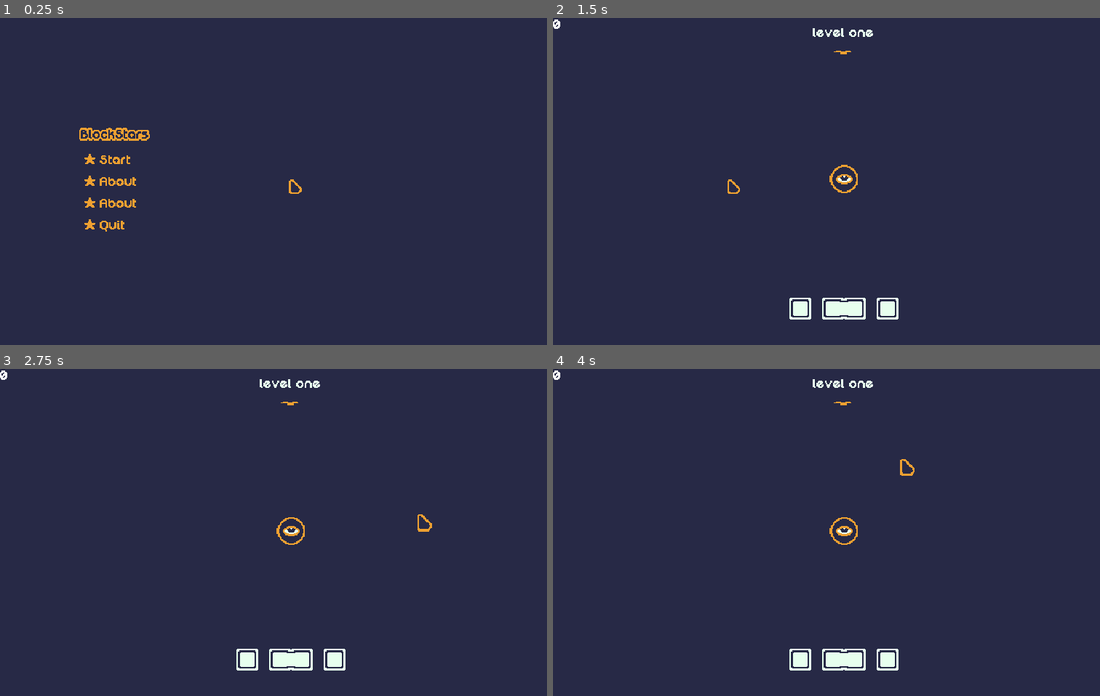
Above: before the commit, frames 1-4 (two rows, left to right).
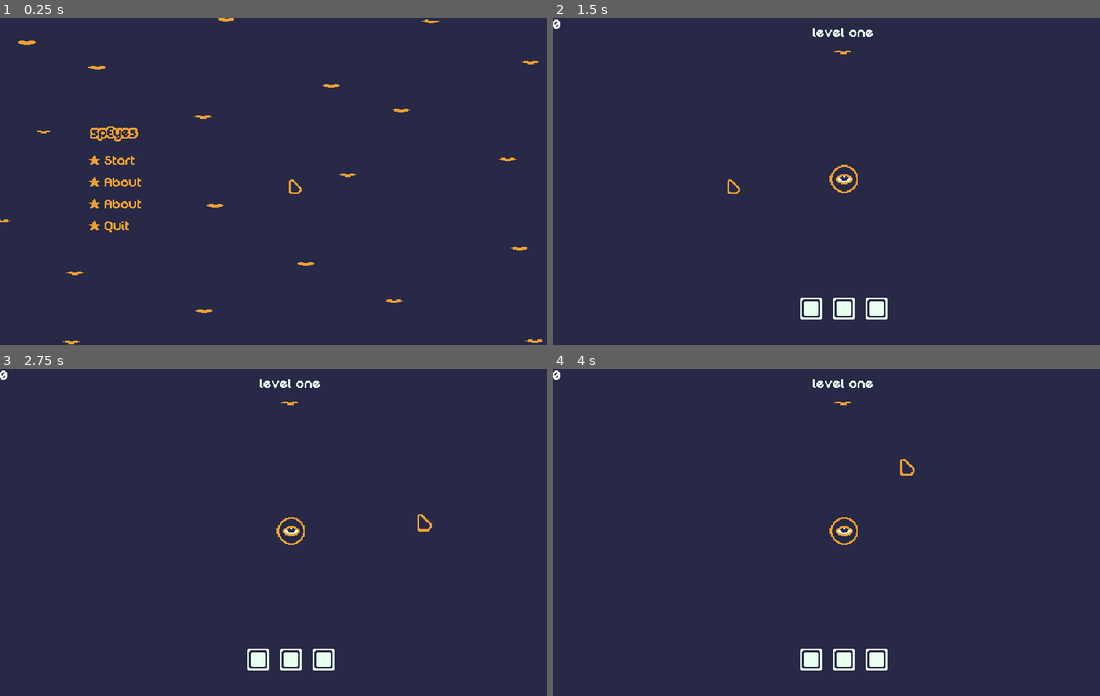
Above: after the commit, the same moments.

Repository: mrbartchak/brackeys-game-jam-2026.1
Game: Godot game, scene res://ui/screens/main_menu.tscn
Same seed, same stepped clock (60 frames per second), same inputs: the game is played once before the commit and once after it.
Inputs (mouse positions are in pixels of both pictures, inside the frame that each line leads up to; where the layout moved, square brackets give the same spot in the first picture):
- Up to frame 1 (0.25 s): no input
- Up to frame 2 (1.5 s): click (667, 161) [667, 158] at 0.5 s; click "1" at 1.25 s
- Up to frame 3 (2.75 s): move the mouse to (421, 516) at 2.02 s; press the mouse at (421, 516) at 2.03 s; tap Space (ui_select) at 2.27 s
- Up to frame 4 (4 s): release the mouse at (974, 516) at 2.75 s; drag from (728, 548) to (842, 532) at 2.77 s; tap Enter at 3.5 s; move the mouse to (903, 460) at 3.52 s; press the mouse at (903, 460) at 3.53 s

The runs differ from the first frame. In frame 1, 1.3% of the frame differs, in the area x 0-100%, y 0-100%; in frame 2, 0.7%; in frame 3, 0.7%; in frame 4, 0.7%.

Commit message:
adding eyes to backgorund and they blink now

Diff:
--- a/levels/level_data/level_01.tres
+++ b/levels/level_data/level_01.tres
@@ -6,14 +6,14 @@
 [sub_resource type="Resource" id="Resource_6443f"]
 script = ExtResource("1_7144f")
 block_id = "block_1x1"
-position = Vector2(-48, 0)
+position = Vector2(-36, 0)
 is_filled = true
 is_locked = true
 metadata/_custom_type_script = "uid://c4lb5cudd274j"
 
 [sub_resource type="Resource" id="Resource_7144f"]
 script = ExtResource("1_7144f")
-block_id = "block_1x2"
+block_id = "block_1x1"
 is_filled = true
 is_locked = true
 metadata/_custom_type_script = "uid://c4lb5cudd274j"
@@ -21,7 +21,7 @@
 [sub_resource type="Resource" id="Resource_2p6wp"]
 script = ExtResource("1_7144f")
 block_id = "block_1x1"
-position = Vector2(48, 0)
+position = Vector2(36, 0)
 is_filled = true
 is_locked = true
 metadata/_custom_type_script = "uid://c4lb5cudd274j"
--- a/levels/level_data/level_02.tres
+++ b/levels/level_data/level_02.tres
@@ -1,12 +1,36 @@
-[gd_resource type="Resource" script_class="LevelData" load_steps=3 format=3 uid="uid://dowy8xra36rva"]
+[gd_resource type="Resource" script_class="LevelData" load_steps=6 format=3 uid="uid://dowy8xra36rva"]
 
 [ext_resource type="Script" uid="uid://cjyn0y48epuwx" path="res://levels/level_data.gd" id="1_dgdll"]
 [ext_resource type="Script" uid="uid://c4lb5cudd274j" path="res://blocks/block_config.gd" id="1_se2eo"]
+
+[sub_resource type="Resource" id="Resource_se2eo"]
+script = ExtResource("1_se2eo")
+block_id = "block_1x1"
+position = Vector2(-36, 0)
+is_filled = true
+is_locked = true
+metadata/_custom_type_script = "uid://c4lb5cudd274j"
+
+[sub_resource type="Resource" id="Resource_0w07y"]
+script = ExtResource("1_se2eo")
+block_id = "block_1x1"
+is_filled = true
+is_locked = true
+metadata/_custom_type_script = "uid://c4lb5cudd274j"
+
+[sub_resource type="Resource" id="Resource_jhdwf"]
+script = ExtResource("1_se2eo")
+block_id = "block_1x1"
+position = Vector2(36, 0)
+is_filled = true
+is_locked = true
+metadata/_custom_type_script = "uid://c4lb5cudd274j"
 
 [resource]
 script = ExtResource("1_dgdll")
 id = "level_02"
 display_name = "level two"
 target_zone_positions = Array[Vector2]([Vector2(270, 165), Vector2(365, 200)])
+blocks = Array[ExtResource("1_se2eo")]([SubResource("Resource_se2eo"), SubResource("Resource_0w07y"), SubResource("Resource_jhdwf")])
 target_score = 2
 metadata/_custom_type_script = "uid://cjyn0y48epuwx"
--- a/levels/level_data/level_03.tres
+++ b/levels/level_data/level_03.tres
@@ -1,11 +1,27 @@
-[gd_resource type="Resource" script_class="LevelData" load_steps=4 format=3 uid="uid://ce74gafd4fohm"]
+[gd_resource type="Resource" script_class="LevelData" load_steps=6 format=3 uid="uid://ce74gafd4fohm"]
 
 [ext_resource type="Script" uid="uid://cjyn0y48epuwx" path="res://levels/level_data.gd" id="1_2biac"]
 [ext_resource type="Script" uid="uid://c4lb5cudd274j" path="res://blocks/block_config.gd" id="1_w8jk7"]
 
 [sub_resource type="Resource" id="Resource_j5kva"]
 script = ExtResource("1_w8jk7")
+block_id = "block_1x1"
+position = Vector2(-48, 0)
+is_filled = true
+is_locked = true
+metadata/_custom_type_script = "uid://c4lb5cudd274j"
+
+[sub_resource type="Resource" id="Resource_w8jk7"]
+script = ExtResource("1_w8jk7")
 block_id = "block_1x2"
+is_filled = true
+is_locked = true
+metadata/_custom_type_script = "uid://c4lb5cudd274j"
+
+[sub_resource type="Resource" id="Resource_885gk"]
+script = ExtResource("1_w8jk7")
+block_id = "block_1x1"
+position = Vector2(48, 0)
 is_filled = true
 is_locked = true
 metadata/_custom_type_script = "uid://c4lb5cudd274j"
@@ -14,7 +30,7 @@
 script = ExtResource("1_2biac")
 id = "level_03"
 display_name = "level three"
-target_zone_positions = Array[Vector2]([Vector2(296, 180), Vector2(344, 180)])
-blocks = Array[ExtResource("1_w8jk7")]([SubResource("Resource_j5kva")])
+target_zone_positions = Array[Vector2]([Vector2(286, 180), Vector2(354, 180)])
+blocks = Array[ExtResource("1_w8jk7")]([SubResource("Resource_j5kva"), SubResource("Resource_w8jk7"), SubResource("Resource_885gk")])
 target_score = 2
 metadata/_custom_type_script = "uid://cjyn0y48epuwx"
--- a/levels/level_data/level_05.tres
+++ b/levels/level_data/level_05.tres
@@ -6,22 +6,31 @@
 [sub_resource type="Resource" id="Resource_0j7bc"]
 script = ExtResource("1_c0ap4")
 block_id = "block_1x1"
-position = Vector2(-20, 0)
+position = Vector2(-48, 0)
 is_filled = true
 is_locked = true
 metadata/_custom_type_script = "uid://c4lb5cudd274j"
 
 [sub_resource type="Resource" id="Resource_0wr1i"]
 script = ExtResource("1_c0ap4")
+block_id = "block_1x2"
+is_filled = true
+is_locked = true
+metadata/_custom_type_script = "uid://c4lb5cudd274j"
+
+[sub_resource type="Resource" id="Resource_c0ap4"]
+script = ExtResource("1_c0ap4")
 block_id = "block_1x1"
-position = Vector2(20, 0)
+position = Vector2(48, 0)
+is_filled = true
+is_locked = true
 metadata/_custom_type_script = "uid://c4lb5cudd274j"
 
 [resource]
 script = ExtResource("1_4rihi")
 id = "level_05"
-display_name = "level five"
-target_zone_positions = Array[Vector2]([Vector2(320, 145), Vector2(320, 215)])
-blocks = Array[ExtResource("1_c0ap4")]([SubResource("Resource_0j7bc"), SubResource("Resource_0wr1i")])
-target_score = 2
+display_name = "level five WIP"
+target_zone_positions = Array[Vector2]([Vector2(180, 160), Vector2(180, 196), Vector2(350, 140), Vector2(490, 220)])
+blocks = Array[ExtResource("1_c0ap4")]([SubResource("Resource_0j7bc"), SubResource("Resource_0wr1i"), SubResource("Resource_c0ap4")])
+target_score = 4
 metadata/_custom_type_script = "uid://cjyn0y48epuwx"
--- a/levels/level_data/level_06.tres
+++ b/levels/level_data/level_06.tres
@@ -6,22 +6,31 @@
 [sub_resource type="Resource" id="Resource_0j7bc"]
 script = ExtResource("1_hvj2w")
 block_id = "block_1x2"
-position = Vector2(-30, 0)
+position = Vector2(-46, 0)
 is_filled = true
 is_locked = true
 metadata/_custom_type_script = "uid://c4lb5cudd274j"
 
 [sub_resource type="Resource" id="Resource_0wr1i"]
 script = ExtResource("1_hvj2w")
+block_id = "block_1x1"
+is_filled = true
+is_locked = true
+metadata/_custom_type_script = "uid://c4lb5cudd274j"
+
+[sub_resource type="Resource" id="Resource_hvj2w"]
+script = ExtResource("1_hvj2w")
 block_id = "block_1x2"
-position = Vector2(30, 0)
+position = Vector2(46, 0)
+is_filled = true
+is_locked = true
 metadata/_custom_type_script = "uid://c4lb5cudd274j"
 
 [resource]
 script = ExtResource("2_jgt5g")
 id = "level_06"
-display_name = "level six"
-target_zone_positions = Array[Vector2]([Vector2(320, 180), Vector2(370, 160), Vector2(280, 130)])
-blocks = Array[ExtResource("1_hvj2w")]([SubResource("Resource_0j7bc"), SubResource("Resource_0wr1i")])
-target_score = 3
+display_name = "level six WIP"
+target_zone_positions = Array[Vector2]([Vector2(160, 180), Vector2(196, 180), Vector2(320, 160), Vector2(460, 150), Vector2(460, 186)])
+blocks = Array[ExtResource("1_hvj2w")]([SubResource("Resource_0j7bc"), SubResource("Resource_0wr1i"), SubResource("Resource_hvj2w")])
+target_score = 5
 metadata/_custom_type_script = "uid://cjyn0y48epuwx"
--- a/levels/level_data/level_07.tres
+++ b/levels/level_data/level_07.tres
@@ -25,7 +25,7 @@
 [resource]
 script = ExtResource("2_hpo1s")
 id = "level_07"
-display_name = "level seven"
+display_name = "level seven WIP"
 target_zone_positions = Array[Vector2]([Vector2(240, 200), Vector2(400, 100)])
 blocks = Array[ExtResource("1_lng5a")]([SubResource("Resource_0j7bc"), SubResource("Resource_0wr1i"), SubResource("Resource_lng5a")])
 target_score = 2
--- a/levels/level_data/level_08.tres
+++ b/levels/level_data/level_08.tres
@@ -31,7 +31,7 @@
 [resource]
 script = ExtResource("2_eko48")
 id = "level_08"
-display_name = "level eight"
+display_name = "level eight WIP"
 target_zone_positions = Array[Vector2]([Vector2(240, 200), Vector2(300, 100), Vector2(120, 120)])
 blocks = Array[ExtResource("1_h70xq")]([SubResource("Resource_0j7bc"), SubResource("Resource_0wr1i"), SubResource("Resource_lng5a"), SubResource("Resource_h70xq")])
 target_score = 3
--- a/target_zones/target_zone.tscn
+++ b/target_zones/target_zone.tscn
@@ -188,6 +188,21 @@
 "name": &"default",
 "speed": 5.0
 }]
+
+[sub_resource type="Animation" id="Animation_gl80h"]
+length = 0.001
+tracks/0/type = "value"
+tracks/0/imported = false
+tracks/0/enabled = true
+tracks/0/path = NodePath("AnimatedSprite:position")
+tracks/0/interp = 1
+tracks/0/loop_wrap = true
+tracks/0/keys = {
+"times": PackedFloat32Array(0),
+"transitions": PackedFloat32Array(1),
+"update": 0,
+"values": [Vector2(0, 0)]
+}
 
 [sub_resource type="Animation" id="Animation_7xbq5"]
 resource_name = "float"
@@ -206,21 +221,6 @@
 "values": [Vector2(0, 0), Vector2(0, -3), Vector2(0, 0)]
 }
 
-[sub_resource type="Animation" id="Animation_gl80h"]
-length = 0.001
-tracks/0/type = "value"
-tracks/0/imported = false
-tracks/0/enabled = true
-tracks/0/path = NodePath("AnimatedSprite:position")
-tracks/0/interp = 1
-tracks/0/loop_wrap = true
-tracks/0/keys = {
-"times": PackedFloat32Array(0),
-"transitions": PackedFloat32Array(1),
-"update": 0,
-"values": [Vector2(0, 0)]
-}
-
 [sub_resource type="AnimationLibrary" id="AnimationLibrary_fh5mc"]
 _data = {
 &"RESET": SubResource("Animation_gl80h"),
--- a/ui/components/eye_icon.gd
+++ b/ui/components/eye_icon.gd
@@ -1,11 +1,19 @@
 class_name Eyeicon
 extends AnimatedSprite2D
 
+@export var start_awake: bool = false
 var _open: bool = false
+
+func _ready() -> void:
+	if start_awake:
+		#play("staring")
+		await get_tree().create_timer(0.5).timeout
+		open()
 
 func open() -> void:
 	_open = true
 	play("open")
+	_blink_loop()
 
 func close() -> void:
 	_open = false
@@ -13,3 +21,18 @@
 
 func is_open() -> bool:
 	return _open
+
+func _blink_loop() -> void:
+	var wait_time: float = randf_range(3.0, 8.0)
+	await get_tree().create_timer(wait_time).timeout
+	_blink()
+	await self.animation_finished
+	_idle()
+	_blink_loop()
+
+func _blink() -> void:
+	#AudioManager.play_blink()
+	self.play("blink")
+
+func _idle() -> void:
+	self.play("staring")
--- a/ui/components/eye_icon.tscn
+++ b/ui/components/eye_icon.tscn
@@ -1,7 +1,23 @@
-[gd_scene load_steps=8 format=3 uid="uid://3owvb8lvo86n"]
+[gd_scene load_steps=13 format=3 uid="uid://3owvb8lvo86n"]
 
 [ext_resource type="Texture2D" uid="uid://0ab4thiycre" path="res://ui/assets/eye.png" id="1_svqhi"]
 [ext_resource type="Script" uid="uid://b6oygqag2suat" path="res://ui/components/eye_icon.gd" id="2_583l0"]
+
+[sub_resource type="AtlasTexture" id="AtlasTexture_svqhi"]
+atlas = ExtResource("1_svqhi")
+region = Rect2(0, 0, 19, 11)
+
+[sub_resource type="AtlasTexture" id="AtlasTexture_583l0"]
+atlas = ExtResource("1_svqhi")
+region = Rect2(19, 0, 19, 11)
+
+[sub_resource type="AtlasTexture" id="AtlasTexture_2cv0e"]
+atlas = ExtResource("1_svqhi")
+region = Rect2(38, 0, 19, 11)
+
+[sub_resource type="AtlasTexture" id="AtlasTexture_bdfek"]
+atlas = ExtResource("1_svqhi")
+region = Rect2(57, 0, 19, 11)
 
 [sub_resource type="AtlasTexture" id="AtlasTexture_gjl0y"]
 atlas = ExtResource("1_svqhi")
@@ -19,8 +35,38 @@
 atlas = ExtResource("1_svqhi")
 region = Rect2(57, 0, 19, 11)
 
+[sub_resource type="AtlasTexture" id="AtlasTexture_epafb"]
+atlas = ExtResource("1_svqhi")
+region = Rect2(0, 0, 19, 11)
+
 [sub_resource type="SpriteFrames" id="SpriteFrames_d5x7l"]
 animations = [{
+"frames": [{
+"duration": 1.0,
+"texture": SubResource("AtlasTexture_svqhi")
+}, {
+"duration": 1.0,
+"texture": SubResource("AtlasTexture_583l0")
+}, {
+"duration": 1.0,
+"texture": SubResource("AtlasTexture_2cv0e")
+}, {
+"duration": 1.0,
+"texture": SubResource("AtlasTexture_bdfek")
+}, {
+"duration": 1.0,
+"texture": SubResource("AtlasTexture_2cv0e")
+}, {
+"duration": 1.0,
+"texture": SubResource("AtlasTexture_583l0")
+}, {
+"duration": 1.0,
+"texture": SubResource("AtlasTexture_svqhi")
+}],
+"loop": false,
+"name": &"blink",
+"speed": 12.0
+}, {
 "frames": [{
 "duration": 1.0,
 "texture": SubResource("AtlasTexture_gjl0y")
@@ -56,8 +102,18 @@
 "loop": false,
 "name": &"open",
 "speed": 6.0
+}, {
+"frames": [{
+"duration": 1.0,
+"texture": SubResource("AtlasTexture_epafb")
+}],
+"loop": true,
+"name": &"staring",
+"speed": 5.0
 }]
 
 [node name="EyeIcon" type="AnimatedSprite2D"]
 sprite_frames = SubResource("SpriteFrames_d5x7l")
+animation = &"staring"
+autoplay = "default"
 script = ExtResource("2_583l0")
--- a/ui/screens/about.tscn
+++ b/ui/screens/about.tscn
@@ -49,9 +49,10 @@
 horizontal_alignment = 1
 
 [node name="TextEdit" type="RichTextLabel" parent="CenterContent/Content"]
-custom_minimum_size = Vector2(200, 50)
+custom_minimum_size = Vector2(250, 50)
 layout_mode = 2
-text = "a game about placing blocks in strange places"
+text = "a strange game about
+placing blocks in strange places"
 horizontal_alignment = 1
 vertical_alignment = 1
 
--- a/ui/screens/controls.tscn
+++ b/ui/screens/controls.tscn
@@ -1,7 +1,8 @@
-[gd_scene load_steps=3 format=3 uid="uid://btklv0vi18fjx"]
+[gd_scene load_steps=4 format=3 uid="uid://btklv0vi18fjx"]
 
 [ext_resource type="PackedScene" uid="uid://fh6ephdx8b5i" path="res://ui/components/back_button.tscn" id="1_2try8"]
 [ext_resource type="Texture2D" uid="uid://bmrsfka7pn13d" path="res://ui/assets/background.png" id="1_jr4f2"]
+[ext_resource type="PackedScene" uid="uid://3owvb8lvo86n" path="res://ui/components/eye_icon.tscn" id="3_ps8we"]
 
 [node name="Controls" type="Control"]
 layout_mode = 3
@@ -53,3 +54,45 @@
 grow_horizontal = 2
 grow_vertical = 0
 back_scene_name = "main_menu"
+
+[node name="EyeContainer" type="Node2D" parent="."]
+
+[node name="EyeIcon" parent="EyeContainer" instance=ExtResource("3_ps8we")]
+position = Vector2(123, 93)
+animation = &"close"
+start_awake = true
+
+[node name="EyeIcon2" parent="EyeContainer" instance=ExtResource("3_ps8we")]
+position = Vector2(555, 47)
+animation = &"close"
+start_awake = true
+
+[node name="EyeIcon3" parent="EyeContainer" instance=ExtResource("3_ps8we")]
+position = Vector2(529, 293)
+animation = &"close"
+start_awake = true
+
+[node name="EyeIcon4" parent="EyeContainer" instance=ExtResource("3_ps8we")]
+position = Vector2(277, 42)
+animation = &"close"
+start_awake = true
+
+[node name="EyeIcon5" parent="EyeContainer" instance=ExtResource("3_ps8we")]
+position = Vector2(72, 298)
+animation = &"close"
+start_awake = true
+
+[node name="EyeIcon6" parent="EyeContainer" instance=ExtResource("3_ps8we")]
+position = Vector2(447, 199)
+animation = &"close"
+start_awake = true
+
+[node name="EyeIcon7" parent="EyeContainer" instance=ExtResource("3_ps8we")]
+position = Vector2(263, 215)
+animation = &"close"
+start_awake = true
+
+[node name="EyeIcon8" parent="EyeContainer" instance=ExtResource("3_ps8we")]
+position = Vector2(37, 32)
+animation = &"close"
+start_awake = true
--- a/ui/screens/main_menu.tscn
+++ b/ui/screens/main_menu.tscn
@@ -1,8 +1,9 @@
-[gd_scene load_steps=10 format=3 uid="uid://0paxfqicjyju"]
+[gd_scene load_steps=11 format=3 uid="uid://0paxfqicjyju"]
 
 [ext_resource type="Texture2D" uid="uid://vinpv2k76edh" path="res://ui/assets/logo.png" id="1_t7e0r"]
 [ext_resource type="Script" uid="uid://cgpsl8e1ategg" path="res://ui/screens/main_menu.gd" id="1_wk0pr"]
 [ext_resource type="Texture2D" uid="uid://bh7tpsxvh1bv8" path="res://ui/assets/menu_buttons.png" id="2_0dkrt"]
+[ext_resource type="PackedScene" uid="uid://3owvb8lvo86n" path="res://ui/components/eye_icon.tscn" id="4_0rstm"]
 
 [sub_resource type="AtlasTexture" id="AtlasTexture_wk0pr"]
 atlas = ExtResource("2_0dkrt")
@@ -63,7 +64,9 @@
 
 [node name="Logo" type="TextureRect" parent="LeftGroup/MenuButtons/LogoMargins"]
 layout_mode = 2
+size_flags_horizontal = 4
 texture = ExtResource("1_t7e0r")
+stretch_mode = 2
 
 [node name="PlayButton" type="TextureButton" parent="LeftGroup/MenuButtons"]
 unique_name_in_owner = true
@@ -100,3 +103,105 @@
 texture_pressed = SubResource("AtlasTexture_0qgu1")
 texture_hover = SubResource("AtlasTexture_0qgu1")
 texture_focused = SubResource("AtlasTexture_0rstm")
+
+[node name="EyeContainer" type="Node2D" parent="."]
+
+[node name="EyeIcon" parent="EyeContainer" instance=ExtResource("4_0rstm")]
+position = Vector2(107, 54)
+animation = &"close"
+start_awake = true
+
+[node name="EyeIcon2" parent="EyeContainer" instance=ExtResource("4_0rstm")]
+position = Vector2(48, 125)
+animation = &"close"
+start_awake = true
+
+[node name="EyeIcon3" parent="EyeContainer" instance=ExtResource("4_0rstm")]
+position = Vector2(224, 108)
+animation = &"close"
+start_awake = true
+
+[node name="EyeIcon4" parent="EyeContainer" instance=ExtResource("4_0rstm")]
+position = Vector2(249, 1)
+animation = &"close"
+start_awake = true
+
+[node name="EyeIcon5" parent="EyeContainer" instance=ExtResource("4_0rstm")]
+position = Vector2(2, 223)
+animation = &"close"
+start_awake = true
+
+[node name="EyeIcon6" parent="EyeContainer" instance=ExtResource("4_0rstm")]
+position = Vector2(83, 280)
+animation = &"close"
+start_awake = true
+
+[node name="EyeIcon7" parent="EyeContainer" instance=ExtResource("4_0rstm")]
+position = Vector2(237, 206)
+animation = &"close"
+start_awake = true
+
+[node name="EyeIcon8" parent="EyeContainer" instance=ExtResource("4_0rstm")]
+position = Vector2(30, 27)
+animation = &"close"
+start_awake = true
+
+[node name="EyeIcon9" parent="EyeContainer" instance=ExtResource("4_0rstm")]
+position = Vector2(441.5, 101.5)
+animation = &"close"
+start_awake = true
+
+[node name="EyeIcon10" parent="EyeContainer" instance=ExtResource("4_0rstm")]
+position = Vector2(382.5, 172.5)
+animation = &"close"
+start_awake = true
+
+[node name="EyeIcon11" parent="EyeContainer" instance=ExtResource("4_0rstm")]
+position = Vector2(558.5, 155.5)
+animation = &"close"
+start_awake = true
+
+[node name="EyeIcon12" parent="EyeContainer" instance=ExtResource("4_0rstm")]
+position = Vector2(583.5, 48.5)
+animation = &"close"
+start_awake = true
+
+[node name="EyeIcon13" parent="EyeContainer" instance=ExtResource("4_0rstm")]
+position = Vector2(336.5, 270.5)
+animation = &"close"
+start_awake = true
+
+[node name="EyeIcon14" parent="EyeContainer" instance=ExtResource("4_0rstm")]
+position = Vector2(433.5, 311.5)
+animation = &"close"
+start_awake = true
+
+[node name="EyeIcon15" parent="EyeContainer" instance=ExtResource("4_0rstm")]
+position = Vector2(571.5, 253.5)
+animation = &"close"
+start_awake = true
+
+[node name="EyeIcon16" parent="EyeContainer" instance=ExtResource("4_0rstm")]
+position = Vector2(364.5, 74.5)
+animation = &"close"
+start_awake = true
+
+[node name="EyeIcon17" parent="EyeContainer" instance=ExtResource("4_0rstm")]
+position = Vector2(225, 322)
+animation = &"close"
+start_awake = true
+
+[node name="EyeIcon18" parent="EyeContainer" instance=ExtResource("4_0rstm")]
+position = Vector2(79, 357)
+animation = &"close"
+start_awake = true
+
+[node name="EyeIcon19" parent="EyeContainer" instance=ExtResource("4_0rstm")]
+position = Vector2(588, 355)
+animation = &"close"
+start_awake = true
+
+[node name="EyeIcon20" parent="EyeContainer" instance=ExtResource("4_0rstm")]
+position = Vector2(474, 4)
+animation = &"close"
+start_awake = true
Not shown: 1 places in levels/level_data/level_05.tres that only renumber resources
Not shown: 1 places in levels/level_data/level_06.tres that only renumber resources
Binary file changed: ui/assets/logo.png
